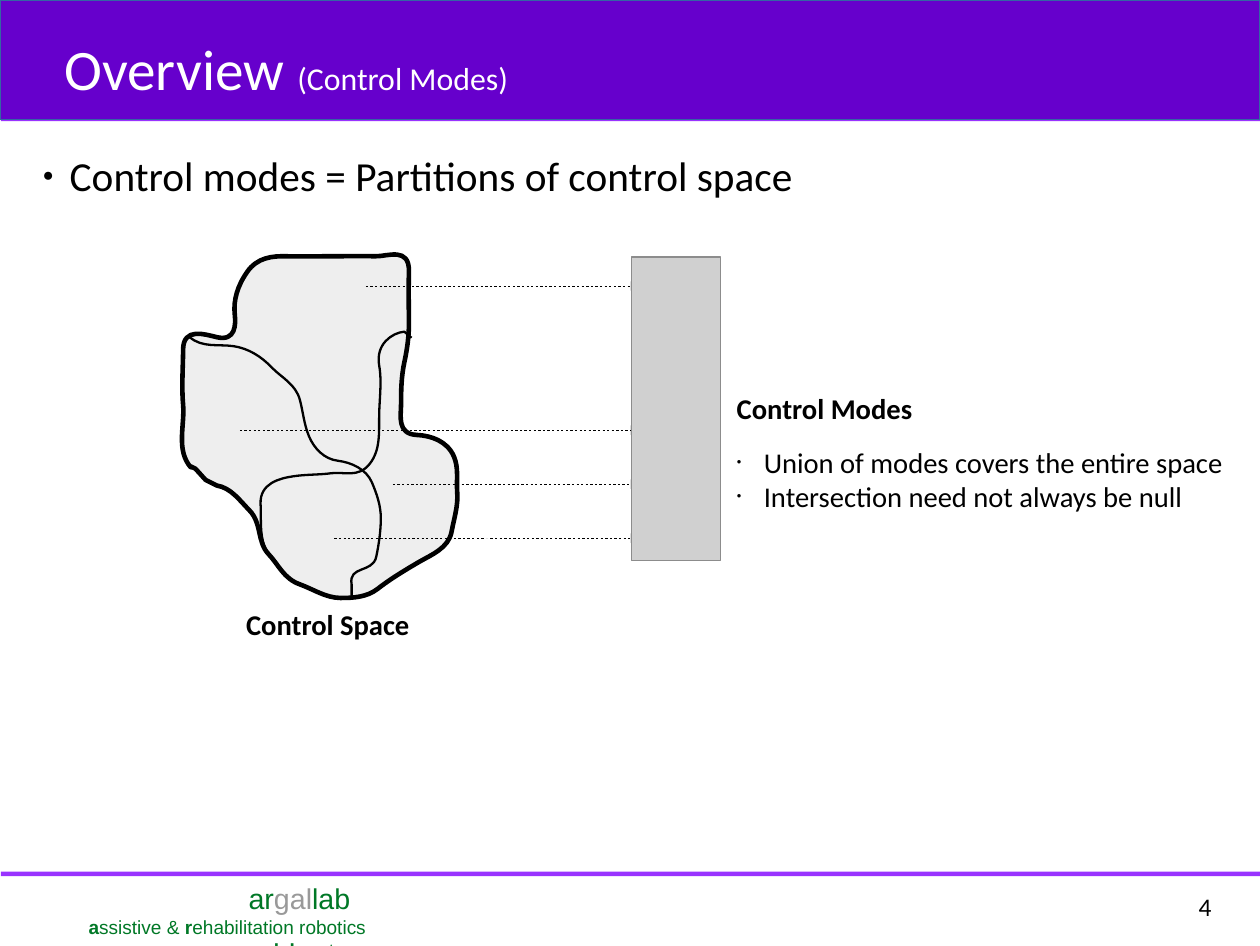
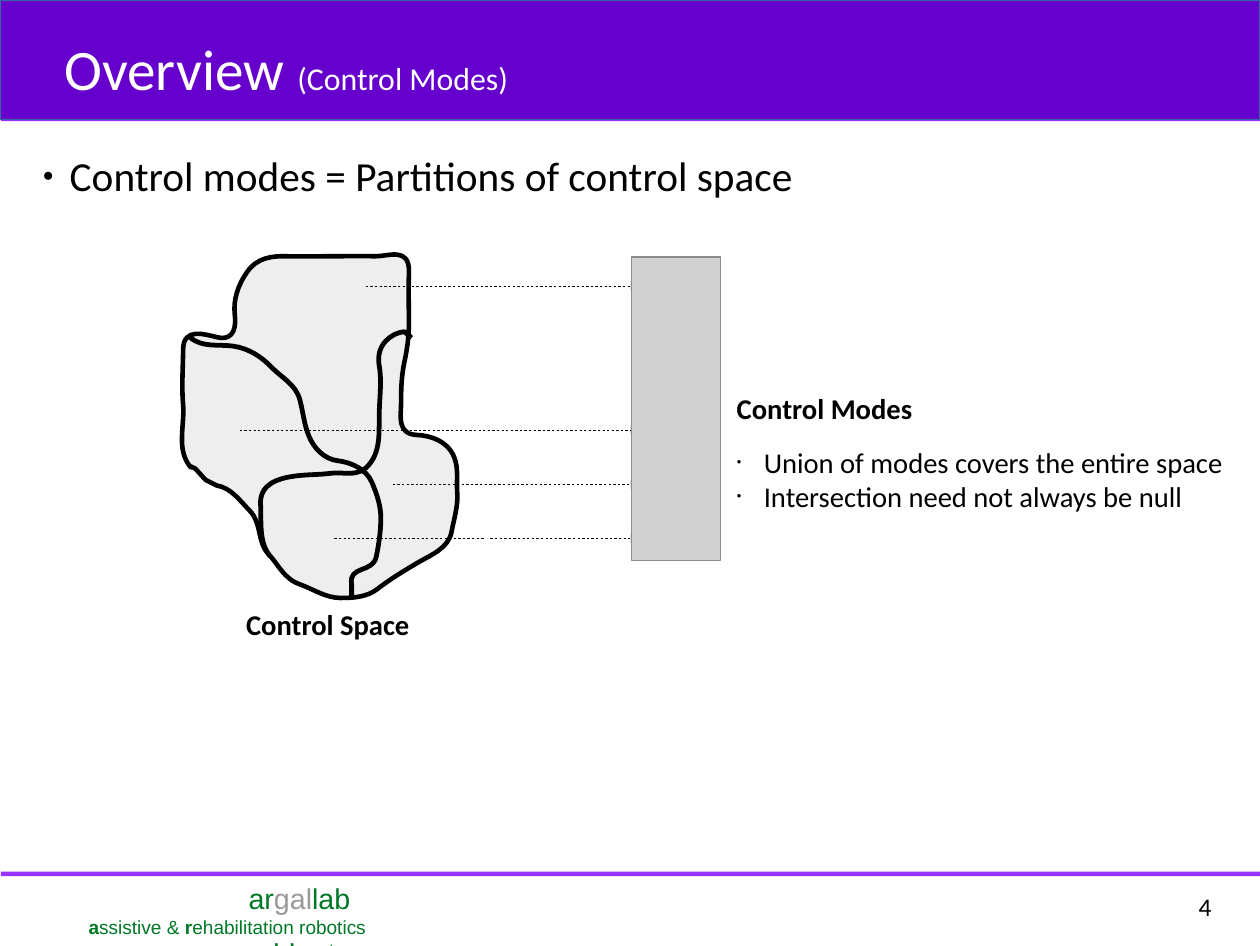
Before and after one commit to deepakgopinath/Quals_Stuff, a slide deck: slide 4 of Presentation/Deepak_ME_Quals.odp. Drawn at 1260x946 pixels with LibreOffice and Linux fonts; fonts in the diff are those of the drawing; grey boxes stand for pictures. Boxes give left, top, right and bottom in pixels: in the first picture for what was removed or moved away, otherwise in the second. Text is boxed around its words. In the diff, an @@ line names an element or a change of style, - is before the commit and + after.

```diff
--- a/Presentation/Deepak_ME_Quals.odp
+++ b/Presentation/Deepak_ME_Quals.odp
@@ freeform shape at (190,337,381,598): outline #000000 1.45 pt to #000000 3 pt @@
@@ freeform shape at (261,332,412,556): outline #000000 1.45 pt to #000000 3 pt @@
```
Also in this commit, not shown: 9 other slides changed.
